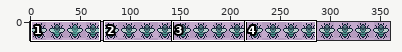
Two states of a sprite sheet, sprites/bee/bee_shiny.png. Above: a wide view before the commit, with the close-up outlined.
Close-up. Before the edit:
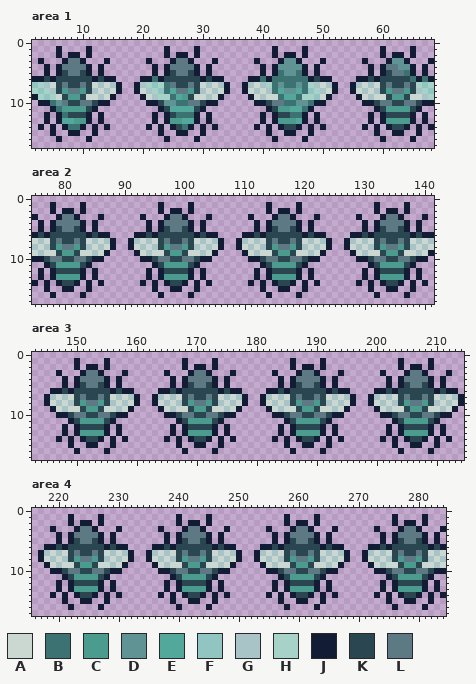
The file is 360x18 pixels. Shown: area 1: x 2..68, y 0..17; area 2: x 75..141, y 0..17; area 3: x 143..214, y 0..17; area 4: x 216..284, y 0..17. The commit also changed other parts of the picture, which this record leaves out.
Palette (. is transparent): A #cbd8d2  B #3d7273  C #4b9b8e  D #5f9394  E #52a99b  F #90c5c1  G #a9c4c7  H #a7d2c8  J #121d35  K #2a4751  L #5d7983
After the commit:
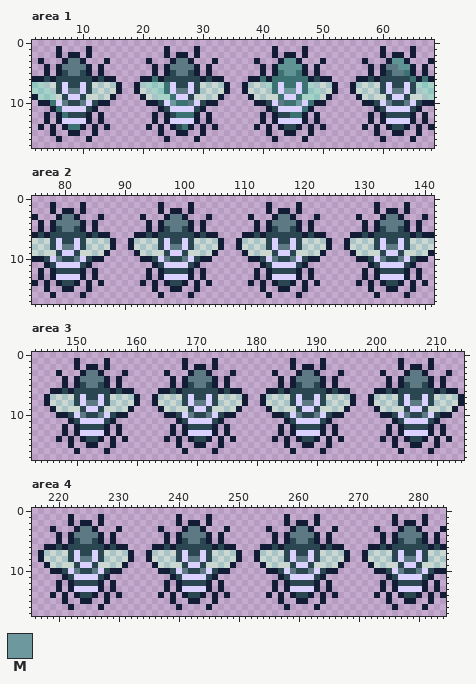
Colours new in this view: M #6d989e
What changed:
colour C: #4b9b8e -> #dbd1ff
Area 1:
y 7: x 7 L -> C; x 10 L -> C; x 25 L -> C; x 28 L -> C; x 43 D -> C; x 46 D -> C; x 61 L -> C; x 64 L -> C
y 8: x 25 E -> C; x 43..46 EDDE -> CMMC
y 9: x 26 E -> C; x 44..45 EE -> CC
y 10: x 6 D -> C; x 11 L -> C; x 24..25 DD -> CM; x 29 L -> C; x 42 L -> C; x 46..47 DD -> MC; x 60 L -> C; x 65 L -> C
y 11: x 25..28 EEEE -> CCCC; x 45..46 EE -> CC
y 13: x 7..8 EE -> CC; x 27..28 EE -> CC; x 46 E -> C
Area 2:
y 7: x 79 L -> C; x 82 L -> C; x 97 L -> C; x 100 L -> C; x 115 L -> C; x 118 L -> C; x 133 L -> C; x 136 L -> C
y 10: x 78 L -> C; x 83 L -> C; x 96 L -> C; x 101 L -> C; x 114 L -> C; x 119 L -> C; x 132 L -> C; x 137 L -> C
Area 3:
y 7: x 151 L -> C; x 154 L -> C; x 169 L -> C; x 172 L -> C; x 187 L -> C; x 190 L -> C; x 205 L -> C; x 208 L -> C
y 10: x 150 L -> C; x 155 L -> C; x 168 L -> C; x 173 L -> C; x 186 L -> C; x 191 L -> C; x 204 L -> C; x 209 L -> C
Area 4:
y 7: x 223 L -> C; x 226 L -> C; x 241 L -> C; x 244 L -> C; x 259 L -> C; x 262 L -> C; x 277 L -> C; x 280 L -> C
y 10: x 222 L -> C; x 227 L -> C; x 240 L -> C; x 245 L -> C; x 258 L -> C; x 263 L -> C; x 276 L -> C; x 281 L -> C
